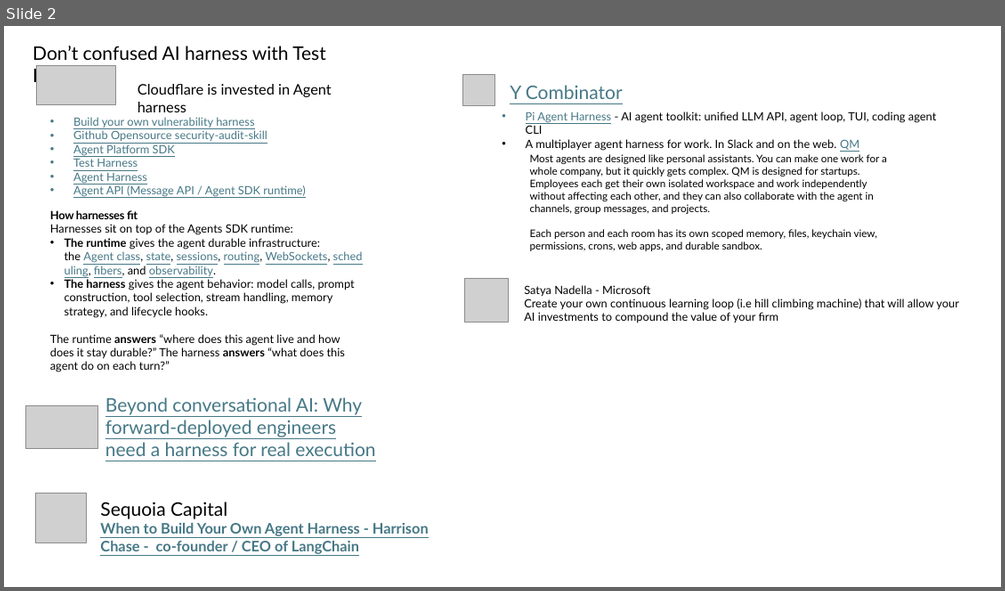
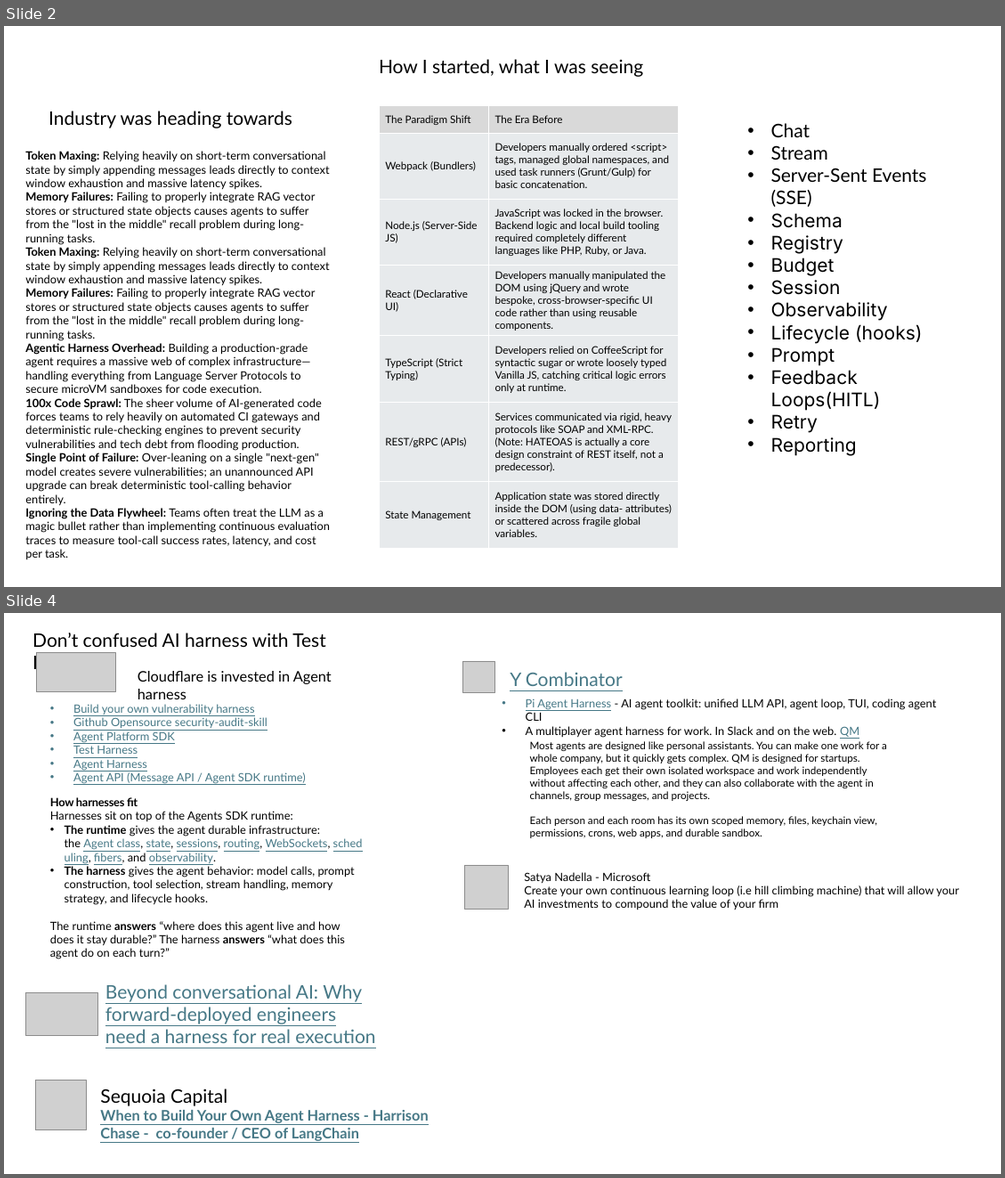
Before and after one commit to carlosmarte/knowledge-base-documentation, a slide deck: conference-presentations/agent-harness-sdks/LDE Agent SDK and Custom Agent Harness.pptx. Shown one above the other, each under a label of ours: slide 2 before the commit, slides 2 and 4 after it; the slides between them are not shown. The pictures are 1005x591 and 1005x1178 pixels, drawn with LibreOffice and Linux fonts; fonts in the diff are those of the drawing; grey boxes stand for pictures. Boxes give left, top, right and bottom in pixels: in the first picture for what was removed or moved away, otherwise in the second. Text is boxed around its words. In the diff, an @@ line names an element or a change of style, - is before the commit and + after.

```diff
--- a/conference-presentations/agent-harness-sdks/LDE Agent SDK and Custom Agent Harness.pptx
+++ b/conference-presentations/agent-harness-sdks/LDE Agent SDK and Custom Agent Harness.pptx
@@ slide 2 added at [4, 26, 1001, 587], background #FFFFFF @@
@@ text added at [379, 59, 643, 77], 18 pt, text #000000 @@
+How I started, what I was seeing
@@ table added at [379, 105, 678, 543], 7 rows, 2 columns @@
+The Paradigm Shift | The Era Before
+Webpack (Bundlers) | Developers manually ordered <script> tags, managed global namespaces, and used task runners (Grunt/Gulp) for basic concatenation.
+Node.js (Server-Side JS) | JavaScript was locked in the browser. Backend logic and local build tooling required completely different languages like PHP, Ruby, or Java.
+React (Declarative UI) | Developers manually manipulated the DOM using jQuery and wrote bespoke, cross-browser-specific UI code rather than using reusable components.
+TypeScript (Strict Typing) | Developers relied on CoffeeScript for syntactic sugar or wrote loosely typed Vanilla JS, catching critical logic errors only at runtime.
+REST/gRPC (APIs) | Services communicated via rigid, heavy protocols like SOAP and XML-RPC. (Note: HATEOAS is actually a core design constraint of REST itself, not a predecessor).
+State Management | Application state was stored directly inside the DOM (using data- attributes) or scattered across fragile global variables.
@@ text added at [48, 111, 292, 128], 18 pt, text #000000 @@
+Industry was heading towards
@@ text added at [771, 123, 926, 433], 18 pt, text #000000 @@
+• Chat
+• Stream
+• Server-Sent Events (SSE)
+• Schema
+• Registry
+• Budget
+• Session
+• Observability
+• Lifecycle (hooks)
+• Prompt
+• Feedback Loops(HITL)
+• Retry
+• Reporting
@@ text added at [25, 151, 330, 560], 11 pt, text #000000 @@
+Token Maxing: Relying heavily on short-term conversational state by simply appending messages leads directly to context window exhaustion and massive latency spikes.
+Memory Failures: Failing to properly integrate RAG vector stores or structured state objects causes agents to suffer from the "lost in the middle" recall problem during long-running tasks.
+Token Maxing: Relying heavily on short-term conversational state by simply appending messages leads directly to context window exhaustion and massive latency spikes.
+Memory Failures: Failing to properly integrate RAG vector stores or structured state objects causes agents to suffer from the "lost in the middle" recall problem during long-running tasks.
+Agentic Harness Overhead: Building a production-grade agent requires a massive web of complex infrastructure—handling everything from Language Server Protocols to secure microVM sandboxes for code execution.
+100x Code Sprawl: The sheer volume of AI-generated code forces teams to rely heavily on automated CI gateways and deterministic rule-checking engines to prevent security vulnerabilities and tech debt from flooding production.
+Single Point of Failure: Over-leaning on a single "next-gen" model creates severe vulnerabilities; an unannounced API upgrade can break deterministic tool-calling behavior entirely.
+Ignoring the Data Flywheel: Teams often treat the LLM as a magic bullet rather than implementing continuous evaluation traces to measure tool-call success rates, latency, and cost per task.
@@ what was slide 2 is now slide 4 @@
```
Also in this commit, not shown: 5 slides changed, 2 other slides added, 1 slide removed, 1 other file.
